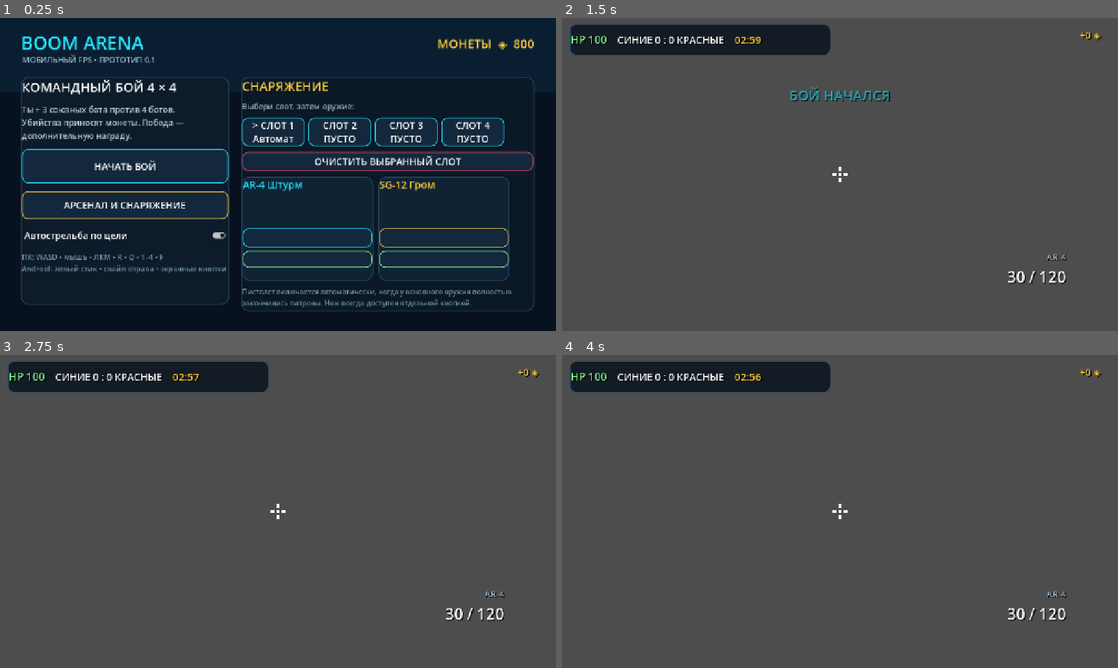
Above: before the commit, frames 1-4 (two rows, left to right).
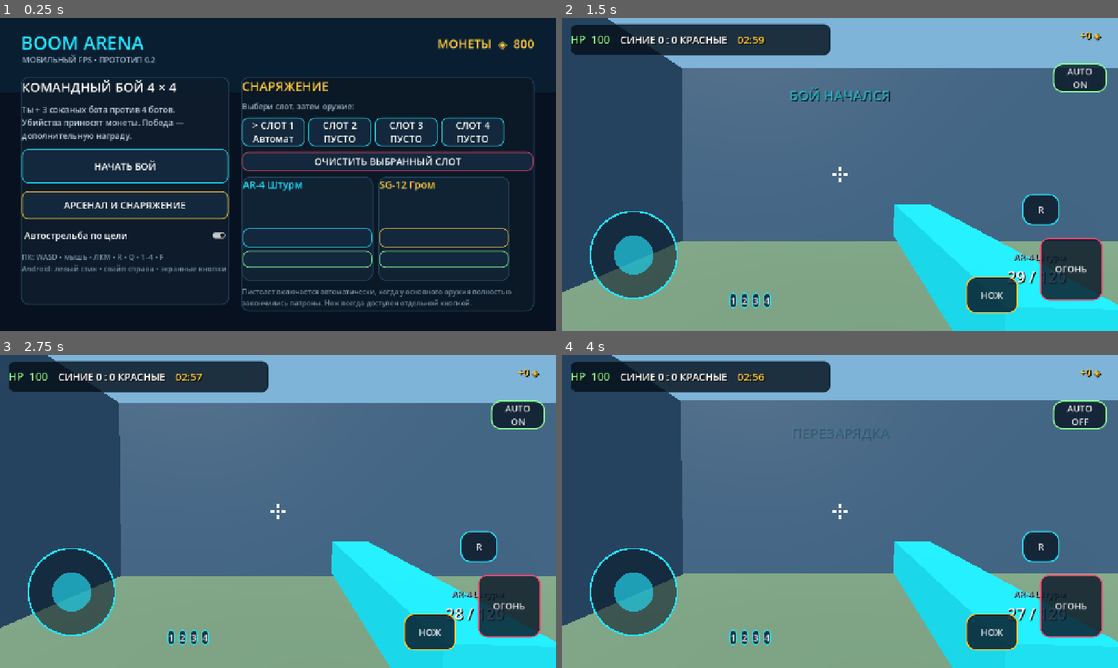
Above: after the commit, the same moments.

Repository: CTPAXlost/BoomBoom
Game: Godot game, scene res://scenes/main.tscn
Same seed, same stepped clock (60 frames per second), same inputs: the game is played once before the commit and once after it.
Inputs (mouse positions are in pixels of both pictures, inside the frame that each line leads up to):
- Up to frame 1 (0.25 s): no input
- Up to frame 2 (1.5 s): click "НАЧАТЬ БОЙ" at 0.5 s; click (1073, 268) at 1.25 s, where only the run after the commit has a clickable "ОГОНЬ"
- Up to frame 3 (2.75 s): click (428, 633) at 2 s, where only the run after the commit has a clickable "НОЖ"
- Up to frame 4 (4 s): click (1040, 545) at 2.75 s, where only the run after the commit has a clickable "R"; click (1079, 414) at 3.5 s, where only the run after the commit has a clickable "AUTO ON"

The runs differ from the first frame. In frame 1, less than 0.1% of the frame differs, in the area x 27-28%, y 12-15%; in frame 2, 97%; in frame 3, 97%, in the area x 0-100%, y 0-100%; in frame 4, 97%.
Error before the commit: Parse Error: Could not resolve class "Combatant". (res://scripts/game/player.gd:1)
Error after the commit: Invalid assignment of property or key 'text' with value of type 'String' on a base object of type 'null instance'. (res://scripts/ui/menu_screen.gd:222)

Commit message:
Manager 2003

Diff:
--- a/project.godot
+++ b/project.godot
@@ -6,8 +6,8 @@
 run/main_scene="res://scenes/main.tscn"
 config/features=PackedStringArray("4.7", "GL Compatibility")
 boot_splash/bg_color=Color(0.02, 0.035, 0.06, 1)
-boot_splash/image="res://assets/icon.svg"
-config/icon="res://assets/icon.svg"
+boot_splash/image="res://assets/icon.png"
+config/icon="res://assets/icon.png"
 
 [autoload]
 SaveData="*res://autoload/save_data.gd"
@@ -24,6 +24,7 @@
 renderer/rendering_method="gl_compatibility"
 renderer/rendering_method.mobile="gl_compatibility"
 textures/default_filters/use_nearest_mipmap_filter=false
+textures/vram_compression/import_etc2_astc=true
 anti_aliasing/quality/msaa_3d=1
 limits/global_shader_variables/buffer_size=65536
 
--- a/scripts/game/combatant.gd
+++ b/scripts/game/combatant.gd
@@ -26,8 +26,7 @@
 		return
 	last_attacker = attacker
 	health = max(0.0, health - float(amount))
-	if has_method("on_health_changed"):
-		on_health_changed()
+	on_health_changed()
 	if health <= 0.0:
 		die(attacker)
 
@@ -50,5 +49,10 @@
 	collision_layer = 2
 	collision_mask = 3
 	velocity = Vector3.ZERO
-	if has_method("on_respawned"):
-		on_respawned()
+	on_respawned()
+
+func on_health_changed():
+	pass
+
+func on_respawned():
+	pass
--- a/scripts/ui/menu_screen.gd
+++ b/scripts/ui/menu_screen.gd
@@ -65,7 +65,7 @@
 	var title = make_label("BOOM ARENA", 42, Color("23e6ff"))
 	title.position = Vector2(48, 28)
 	add_child(title)
-	var subtitle = make_label("МОБИЛЬНЫЙ FPS • ПРОТОТИП 0.1", 18, Color("9db4c7"))
+	var subtitle = make_label("МОБИЛЬНЫЙ FPS • ПРОТОТИП 0.2", 18, Color("9db4c7"))
 	subtitle.position = Vector2(51, 83)
 	add_child(subtitle)
 	coins_label = make_label("", 28, Color("ffca3a"))
--- a/scripts/ui/virtual_joystick.gd
+++ b/scripts/ui/virtual_joystick.gd
@@ -1,5 +1,5 @@
 extends Control
-class_name VirtualJoystick
+class_name BoomTouchJoystick
 
 signal vector_changed(value)
 
Binary file added: assets/icon.png
Not shown, changed: export_presets.cfg
Not shown, changed: .github/workflows/android.yml
Not shown, changed: CHANGELOG.md
Not shown, changed: README.md
Not shown, changed: scripts/validate_project.py
Not shown, added: ╨Ъ╨Р╨Ъ_╨Ю╨С╨Э╨Ю╨Т╨Ш╨в╨м_GITHUB.md
Not shown, added: ╨Ю╨С╨Э╨Ю╨Т╨Ш╨в╨м_GITHUB_0.2.bat
Not shown, added: ╨а╨Р╨Ч╨С╨Ю╨а_╨Ы╨Ю╨У╨Ю╨Т_80303097275.md
